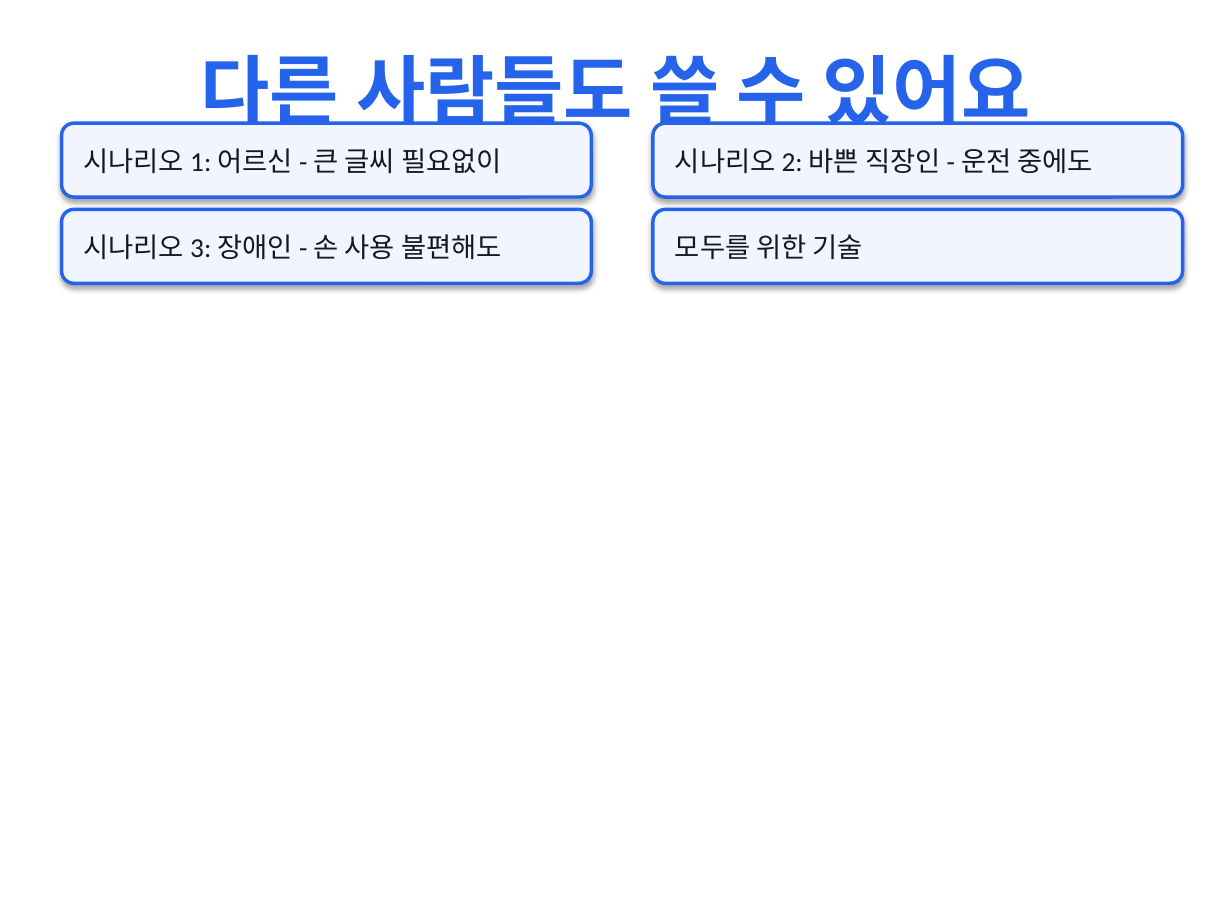
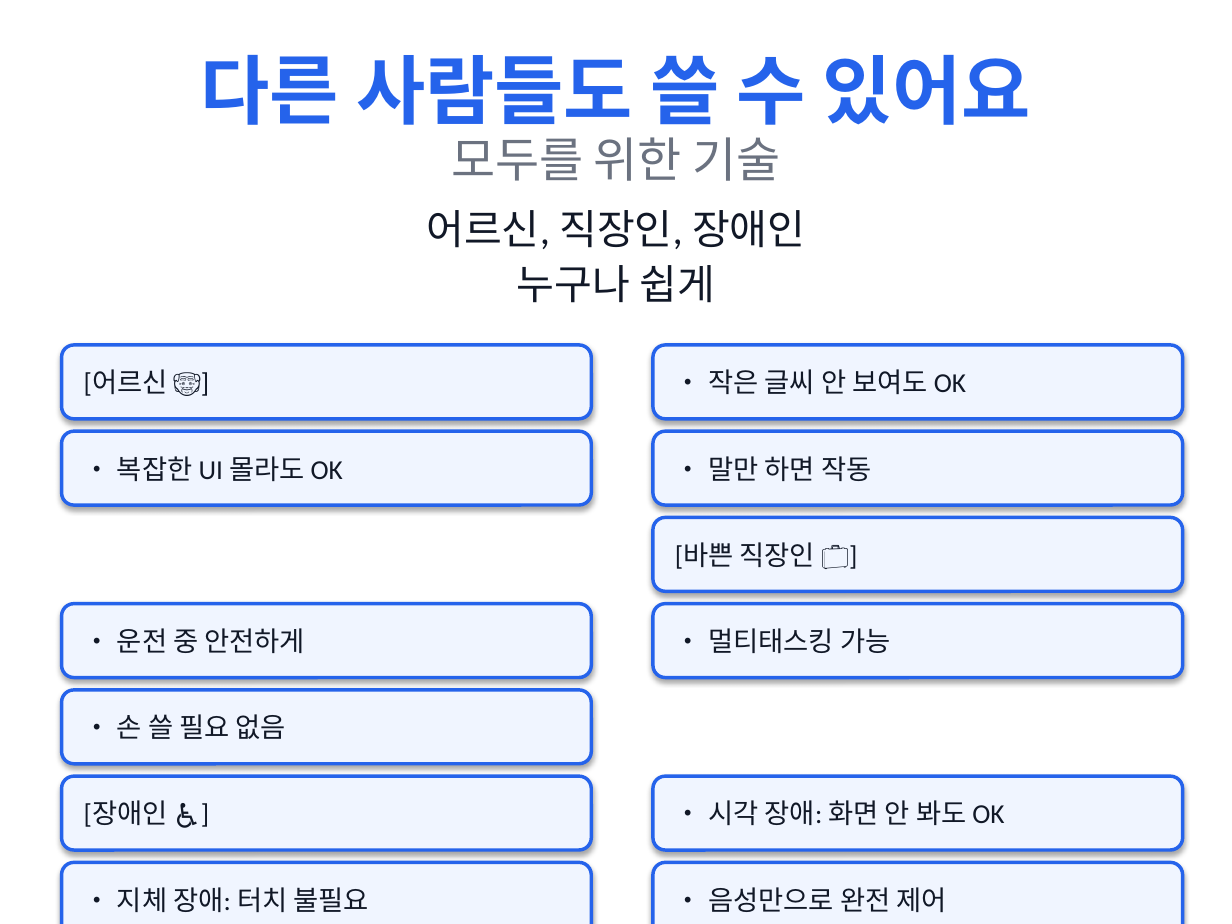
Before and after one commit to twoLoop-40/SoundToAct, a slide deck: slide 8 of presentations/output/SoundToAct_TextBased_Presentation.pptx. Drawn at 1232x924 pixels with LibreOffice and Linux fonts; fonts in the diff are those of the drawing. Boxes give left, top, right and bottom in pixels: in the first picture for what was removed or moved away, otherwise in the second. Text is boxed around its words. In the diff, an @@ line names an element or a change of style, - is before the commit and + after.

```diff
--- a/presentations/output/SoundToAct_TextBased_Presentation.pptx
+++ b/presentations/output/SoundToAct_TextBased_Presentation.pptx
@@ text "모두를 위한 기술": place and size @@
-text "모두를 위한 기술" at box(653, 209, 1183, 283)
+text "모두를 위한 기술" at box(451, 137, 781, 181)
@@ text "모두를 위한 기술" at box(451, 137, 781, 181): size 16 to 28 pt, text colour #111827 to #6B7280; alignment left to centre; vertical alignment middle to top; fill #F0F5FF to none; outline #2563EB 2 pt to none; shadow off @@
@@ rounded rectangle removed at box(62, 123, 591, 197) @@
-시나리오 1: 어르신 - 큰 글씨 필요없이
@@ rounded rectangle removed at box(653, 123, 1183, 197) @@
-시나리오 2: 바쁜 직장인 - 운전 중에도
@@ rounded rectangle removed at box(62, 209, 591, 283) @@
-시나리오 3: 장애인 - 손 사용 불편해도
@@ text added at box(426, 210, 805, 249), 24 pt, text #111827 @@
+어르신, 직장인, 장애인
@@ text added at box(517, 265, 715, 303), 24 pt, text #111827 @@
+누구나 쉽게
@@ rounded rectangle added at box(62, 345, 591, 419), fill #F0F5FF, outline #2563EB 2 pt, 16 pt, text #111827 @@
+[어르신 👴]
@@ rounded rectangle added at box(653, 345, 1183, 419), fill #F0F5FF, outline #2563EB 2 pt, 16 pt, text #111827 @@
+• 작은 글씨 안 보여도 OK
@@ rounded rectangle added at box(62, 431, 591, 505), fill #F0F5FF, outline #2563EB 2 pt, 16 pt, text #111827 @@
+• 복잡한 UI 몰라도 OK
@@ rounded rectangle added at box(653, 431, 1183, 505), fill #F0F5FF, outline #2563EB 2 pt, 16 pt, text #111827 @@
+• 말만 하면 작동
@@ rounded rectangle added at box(653, 517, 1183, 591), fill #F0F5FF, outline #2563EB 2 pt, 16 pt, text #111827 @@
+[바쁜 직장인 💼]
@@ rounded rectangle added at box(62, 604, 591, 678), fill #F0F5FF, outline #2563EB 2 pt, 16 pt, text #111827 @@
+• 운전 중 안전하게
@@ rounded rectangle added at box(653, 604, 1183, 678), fill #F0F5FF, outline #2563EB 2 pt, 16 pt, text #111827 @@
+• 멀티태스킹 가능
@@ rounded rectangle added at box(62, 690, 591, 764), fill #F0F5FF, outline #2563EB 2 pt, 16 pt, text #111827 @@
+• 손 쓸 필요 없음
@@ rounded rectangle added at box(62, 776, 591, 850), fill #F0F5FF, outline #2563EB 2 pt, 16 pt, text #111827 @@
+[장애인 ♿]
@@ rounded rectangle added at box(653, 776, 1183, 850), fill #F0F5FF, outline #2563EB 2 pt, 16 pt, text #111827 @@
+• 시각 장애: 화면 안 봐도 OK
@@ rounded rectangle added at box(62, 862, 591, 924), fill #F0F5FF, outline #2563EB 2 pt, 16 pt, text #111827 @@
+• 지체 장애: 터치 불필요
@@ rounded rectangle added at box(653, 862, 1183, 924), fill #F0F5FF, outline #2563EB 2 pt, 16 pt, text #111827 @@
+• 음성만으로 완전 제어
```
Also in this commit, not shown: 6 other slides changed, 3 slides added, 3 slides removed, 4 other files.
